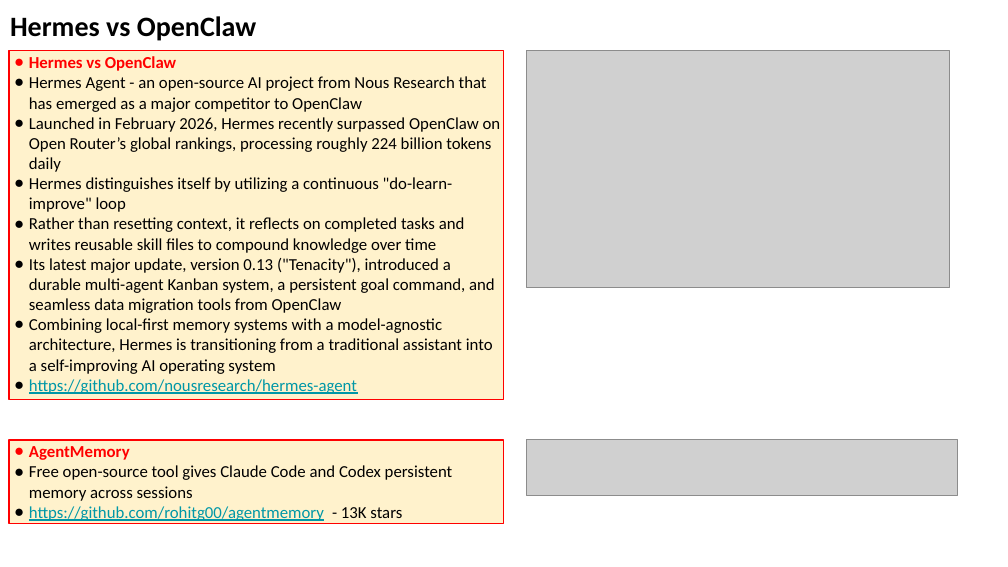
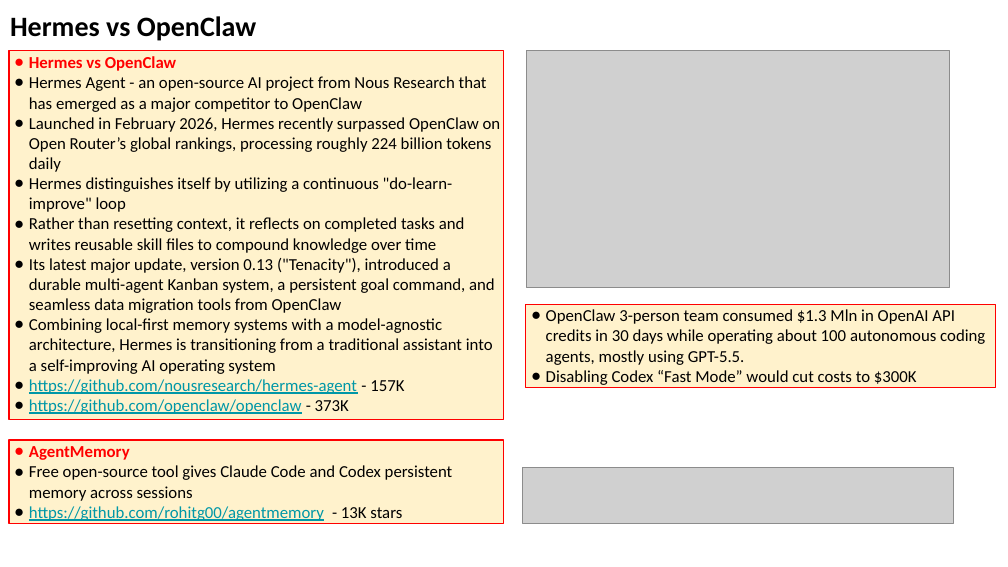
Before and after one commit to lselector/seminar, a slide deck: slide 12 of 2026/2026-05-22-AI-Updates.pptx. Drawn at 1008x567 pixels with LibreOffice and Linux fonts; fonts in the diff are those of the drawing; grey boxes stand for pictures. Boxes give left, top, right and bottom in pixels: in the first picture for what was removed or moved away, otherwise in the second. Text is boxed around its words. In the diff, an @@ line names an element or a change of style, - is before the commit and + after.

```diff
--- a/2026/2026-05-22-AI-Updates.pptx
+++ b/2026/2026-05-22-AI-Updates.pptx
@@ rectangle "Hermes vs OpenClaw": place and size @@
-rectangle "Hermes vs OpenClaw" at (9, 51, 503, 399)
+rectangle "Hermes vs OpenClaw" at (9, 51, 503, 420)
@@ rectangle added at (526, 304, 996, 388), fill #FFF2CC, outline #FF0000 0.75 pt, 12 pt, text #000000 @@
+● OpenClaw 3-person team consumed $1.3 Mln in OpenAI API credits in 30 days while operating about 100 autonomous coding agents, mostly using GPT-5.5.
+● Disabling Codex “Fast Mode” would cut costs to $300K
@@ text in rectangle at (29, 379, 404, 414): text changed @@
-● https://github.com/nousresearch/hermes-agent
+● https://github.com/nousresearch/hermes-agent - 157K
+● https://github.com/openclaw/openclaw - 373K
@@ picture: place and size @@
-picture at (526, 440, 957, 496)
+picture at (522, 468, 953, 523)
```
Also in this commit, not shown: 4 other slides changed, 3 slides added, 1 slide removed.
